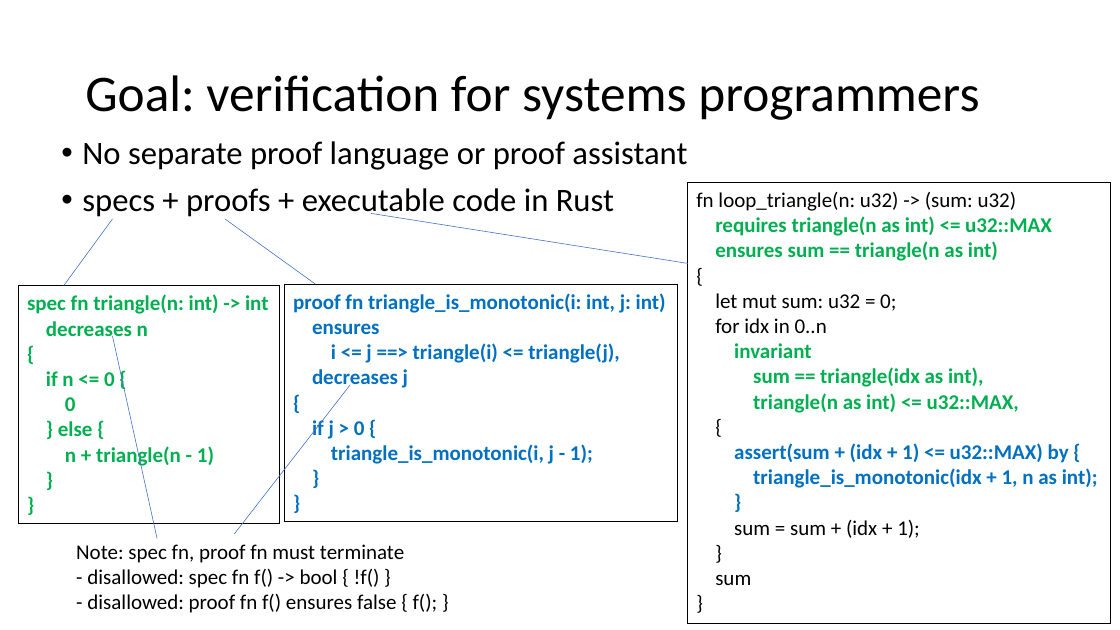
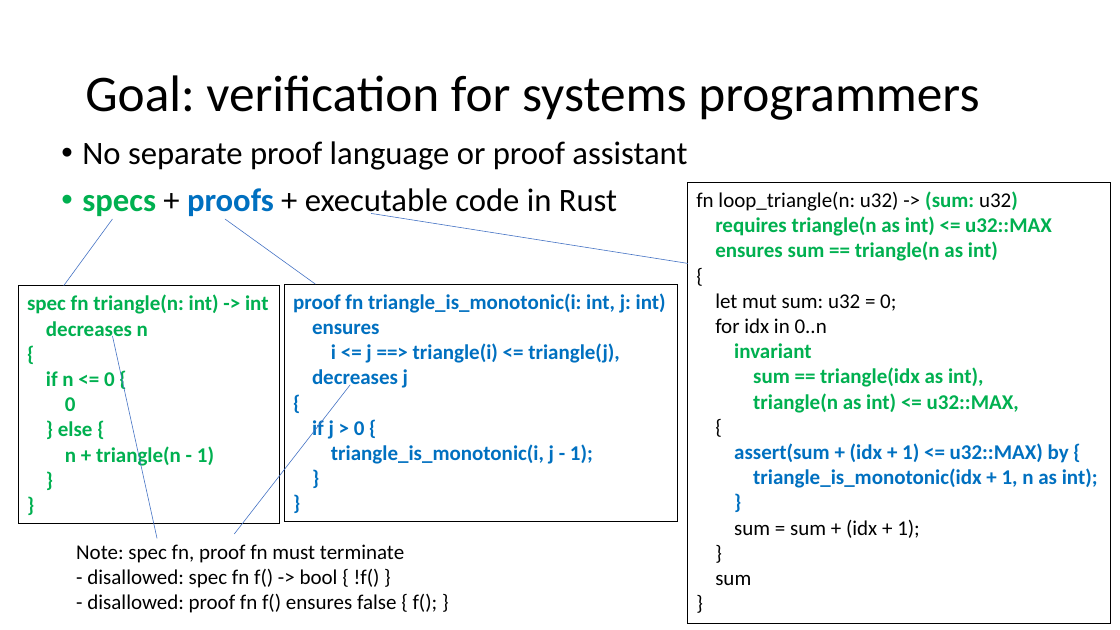
Before and after one commit to verus-lang/event-sites, a slide deck: slide 7 of 2026-summer-formal/slides/summer-school-formal-verus.pptx. Drawn at 1120x630 pixels with LibreOffice and Linux fonts; fonts in the diff are those of the drawing. Boxes give left, top, right and bottom in pixels: in the first picture for what was removed or moved away, otherwise in the second. Text is boxed around its words. In the diff, an @@ line names an element or a change of style, - is before the commit and + after.

```diff
--- a/2026-summer-formal/slides/summer-school-formal-verus.pptx
+++ b/2026-summer-formal/slides/summer-school-formal-verus.pptx
@@ text at box(82, 188, 617, 220): text colour #000000 to #00B050 in "specs"; text colour #000000 to #0070C0 in "proofs"; bold on in "specs proofs" @@
@@ text in rectangle at box(696, 191, 1018, 211): text colour #000000 to #00B050, bold on in "(sum: u32)" @@
```
Also in this commit, not shown: 9 other slides changed, 2 slides added, 1 other file.
